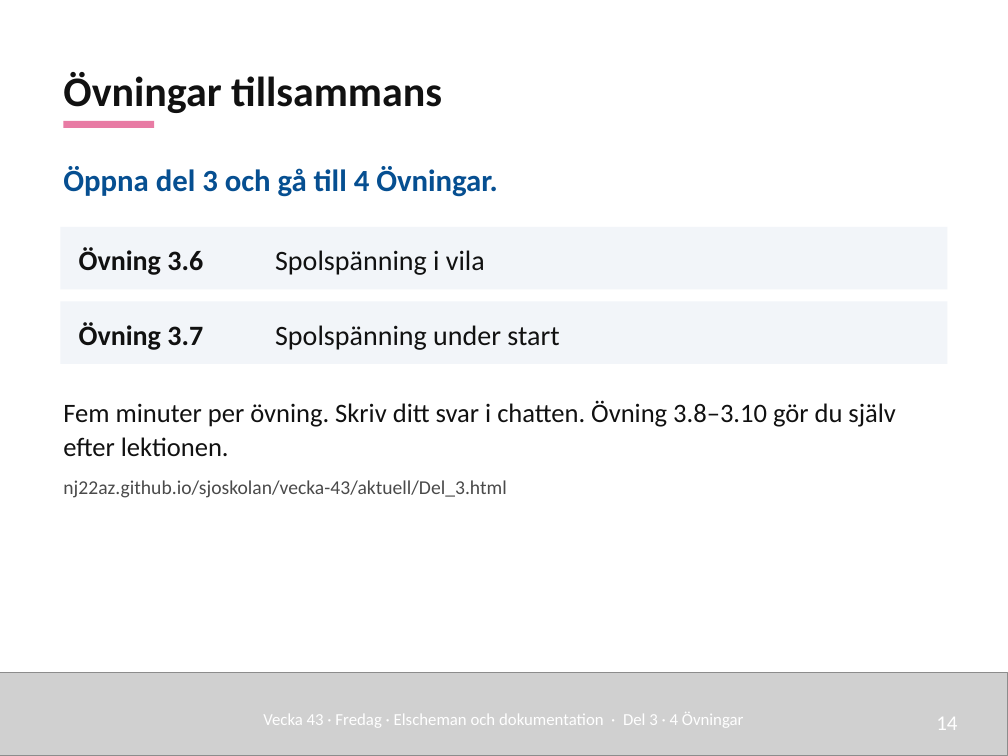
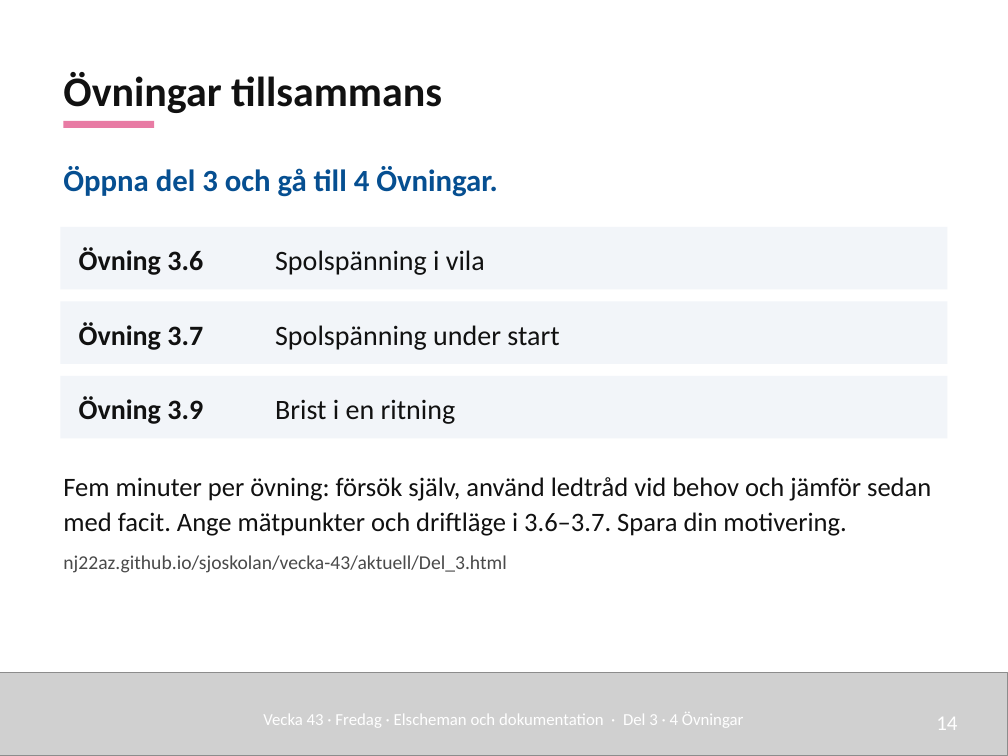
Before and after one commit to nj22az/nj22az.github.io, a slide deck: slide 14 of sjoskolan/vecka-43/aktuell/v43_03_Elscheman_och_dokumentation_elev.pptx. Drawn at 1008x756 pixels with LibreOffice and Linux fonts; fonts in the diff are those of the drawing; grey boxes stand for pictures. Boxes give left, top, right and bottom in pixels: in the first picture for what was removed or moved away, otherwise in the second. Text is boxed around its words. In the diff, an @@ line names an element or a change of style, - is before the commit and + after.

```diff
--- a/sjoskolan/vecka-43/aktuell/v43_03_Elscheman_och_dokumentation_elev.pptx
+++ b/sjoskolan/vecka-43/aktuell/v43_03_Elscheman_och_dokumentation_elev.pptx
@@ rectangle added at (60, 376, 948, 438), fill #F2F5F9 @@
@@ text added at (79, 396, 203, 424), 20 pt, text #111111, bold @@
+Övning 3.9
@@ text added at (275, 399, 456, 424), 20 pt, text #111111 @@
+Brist i en ritning
@@ text "Fem minuter per övning: försök ...": place and size @@
-text "Fem minuter per övning: försök ..." at (63, 400, 896, 498)
+text "Fem minuter per övning: försök ..." at (63, 477, 931, 573)
@@ text at (63, 477, 931, 536): text changed @@
-Fem minuter per övning. Skriv ditt svar i chatten. Övning 3.8–3.10 gör du själv efter lektionen.
+Fem minuter per övning: försök själv, använd ledtråd vid behov och jämför sedan med facit. Ange mätpunkter och driftläge i 3.6–3.7. Spara din motivering.
```
Also in this commit, not shown: 2 other slides changed, 54 other files.
